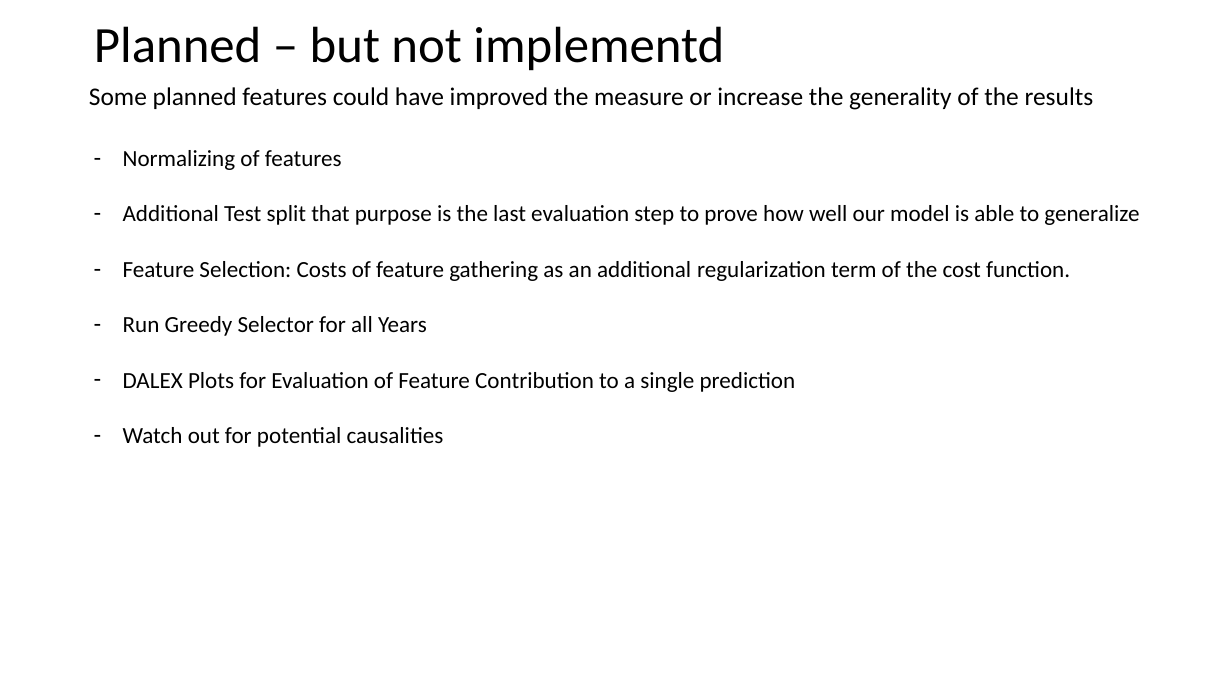
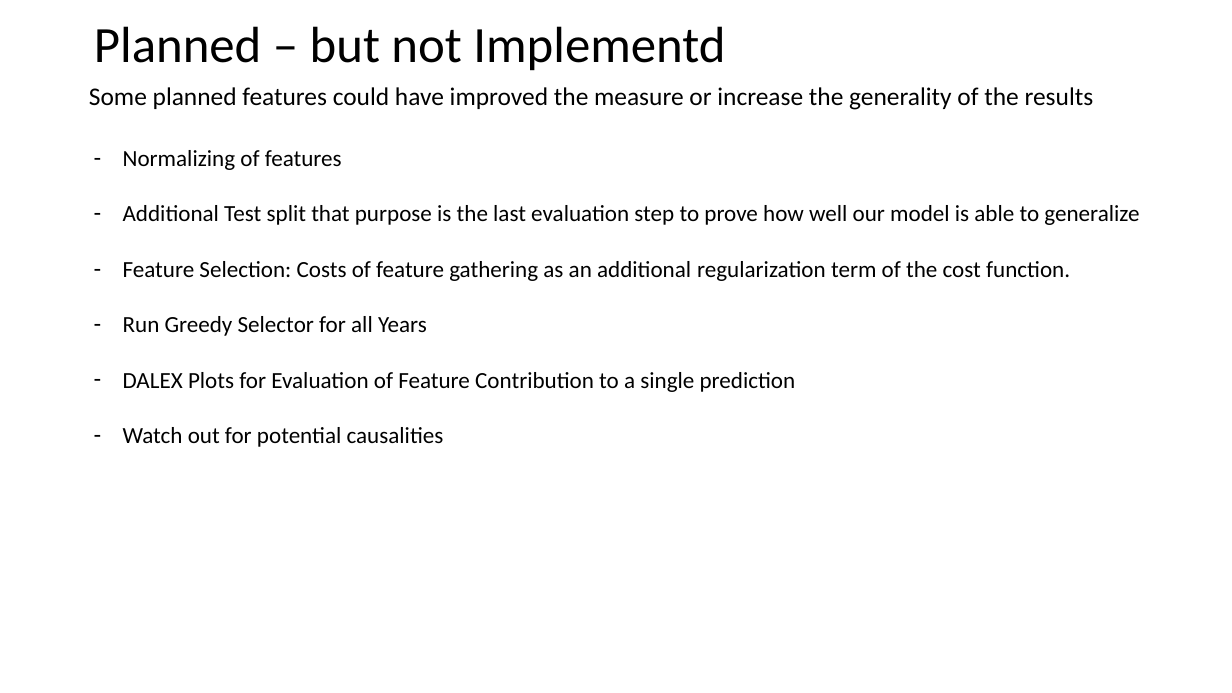
Before and after one commit to FelixKleineBoesing/InsolvencyPred, a slide deck: slide 9 of docs/final_presentation.pptx. Drawn at 1232x693 pixels with LibreOffice and Linux fonts; fonts in the diff are those of the drawing. Boxes give left, top, right and bottom in pixels: in the first picture for what was removed or moved away, otherwise in the second. Text is boxed around its words. In the diff, an @@ line names an element or a change of style, - is before the commit and + after.

```diff
--- a/docs/final_presentation.pptx
+++ b/docs/final_presentation.pptx
@@ title at (94,26,725,71): text changed @@
-Planned – but not implementd
+Planned – but not Implementd
```
Also in this commit, not shown: 8 other slides changed, 2 other files.
